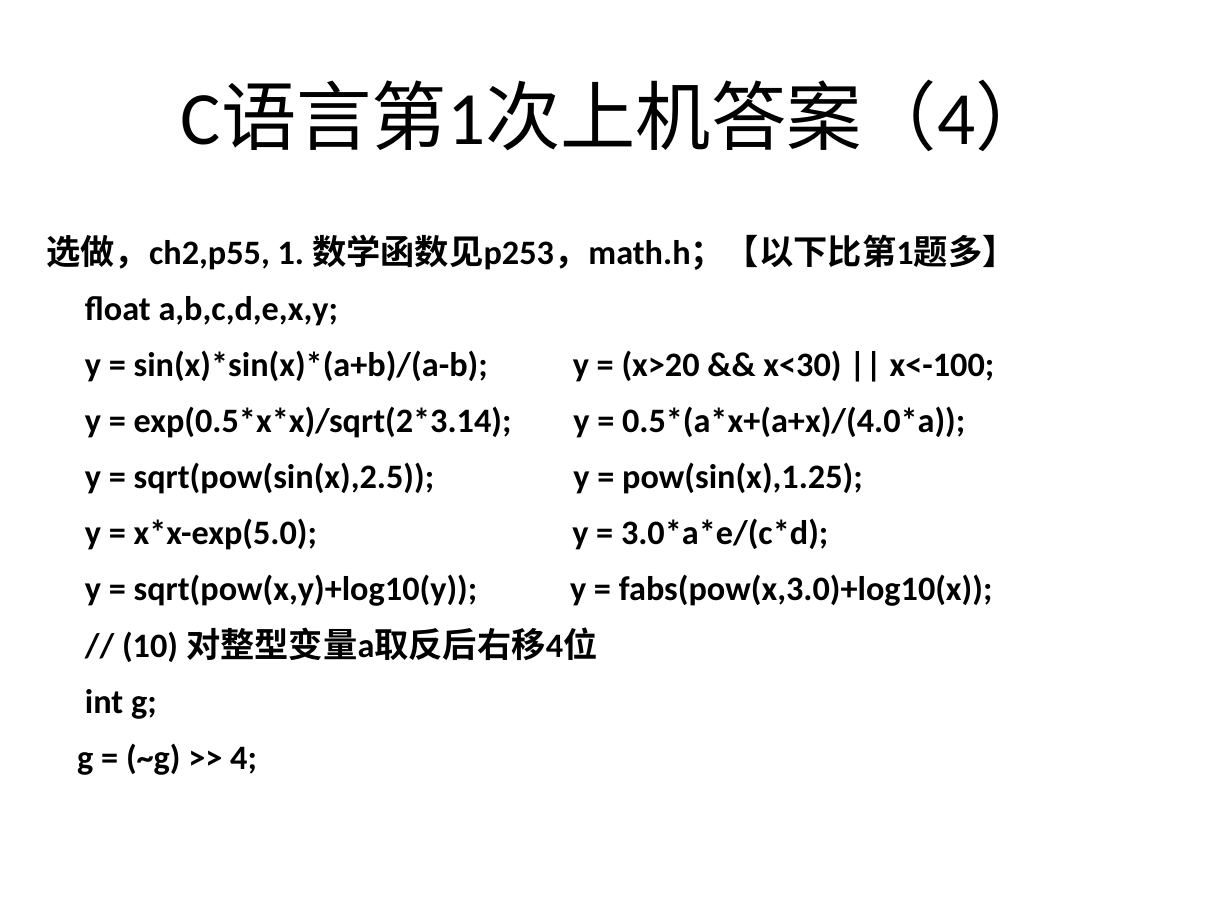
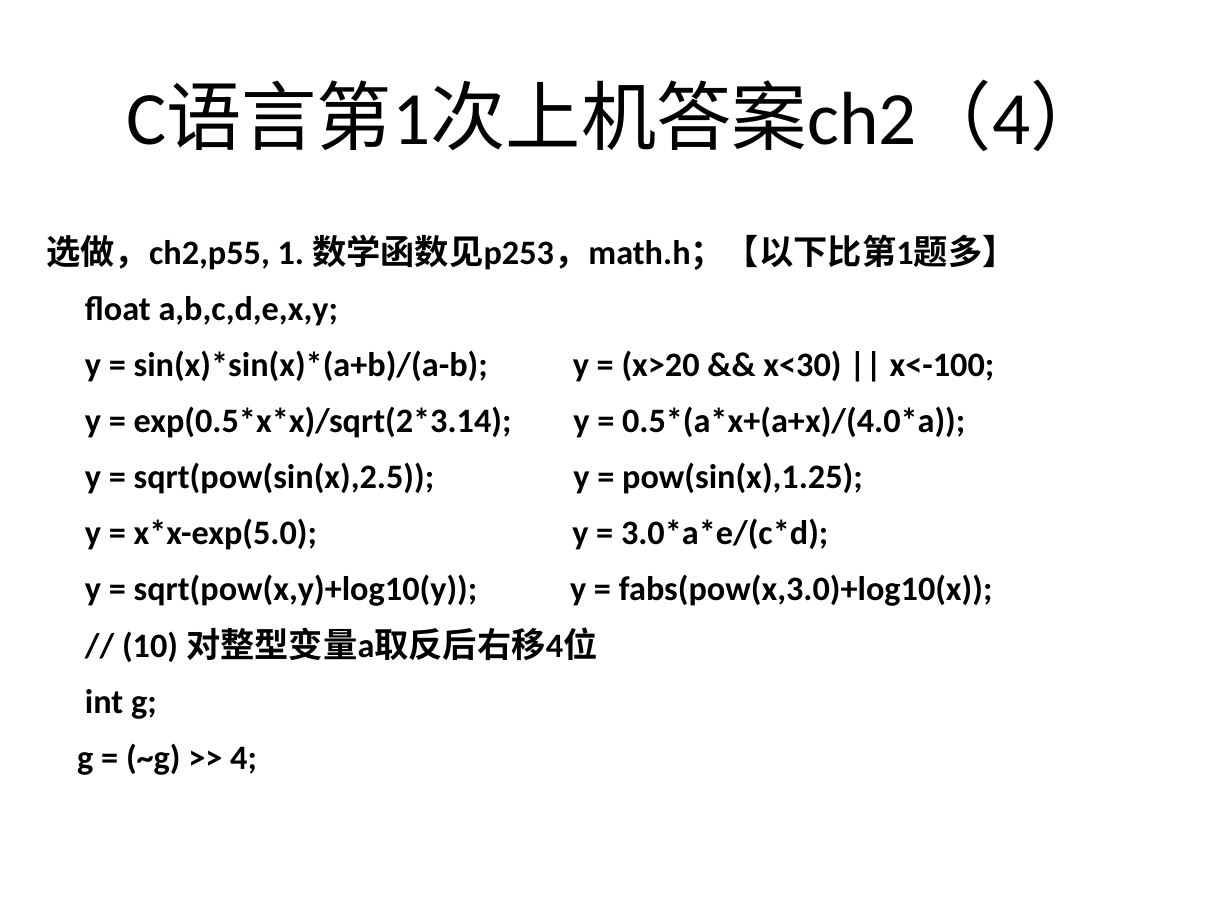
Before and after one commit to jtrfid/C-Repositories, a slide deck: slide 16 of 2016/上机安排.pptx (slide 15 before the commit). Drawn at 1232x924 pixels with LibreOffice and Linux fonts; fonts in the diff are those of the drawing. Boxes give left, top, right and bottom in pixels: in the first picture for what was removed or moved away, otherwise in the second. Text is boxed around its words. In the diff, an @@ line names an element or a change of style, - is before the commit and + after.

Commit message:
修订上机安排

```diff
--- a/2016/上机安排.pptx
+++ b/2016/上机安排.pptx
@@ title at (126,81,1106,151): text changed @@
-C语言第1次上机答案（4）
+C语言第1次上机答案ch2（4）
```
Also in this commit, not shown: 9 other slides changed, 9 slides added, 1 other file.
